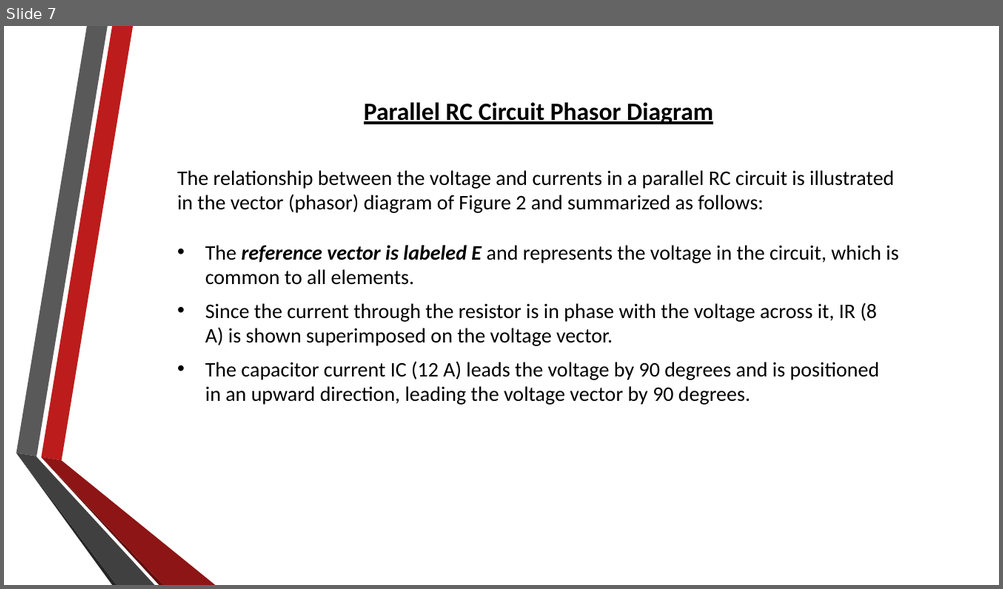
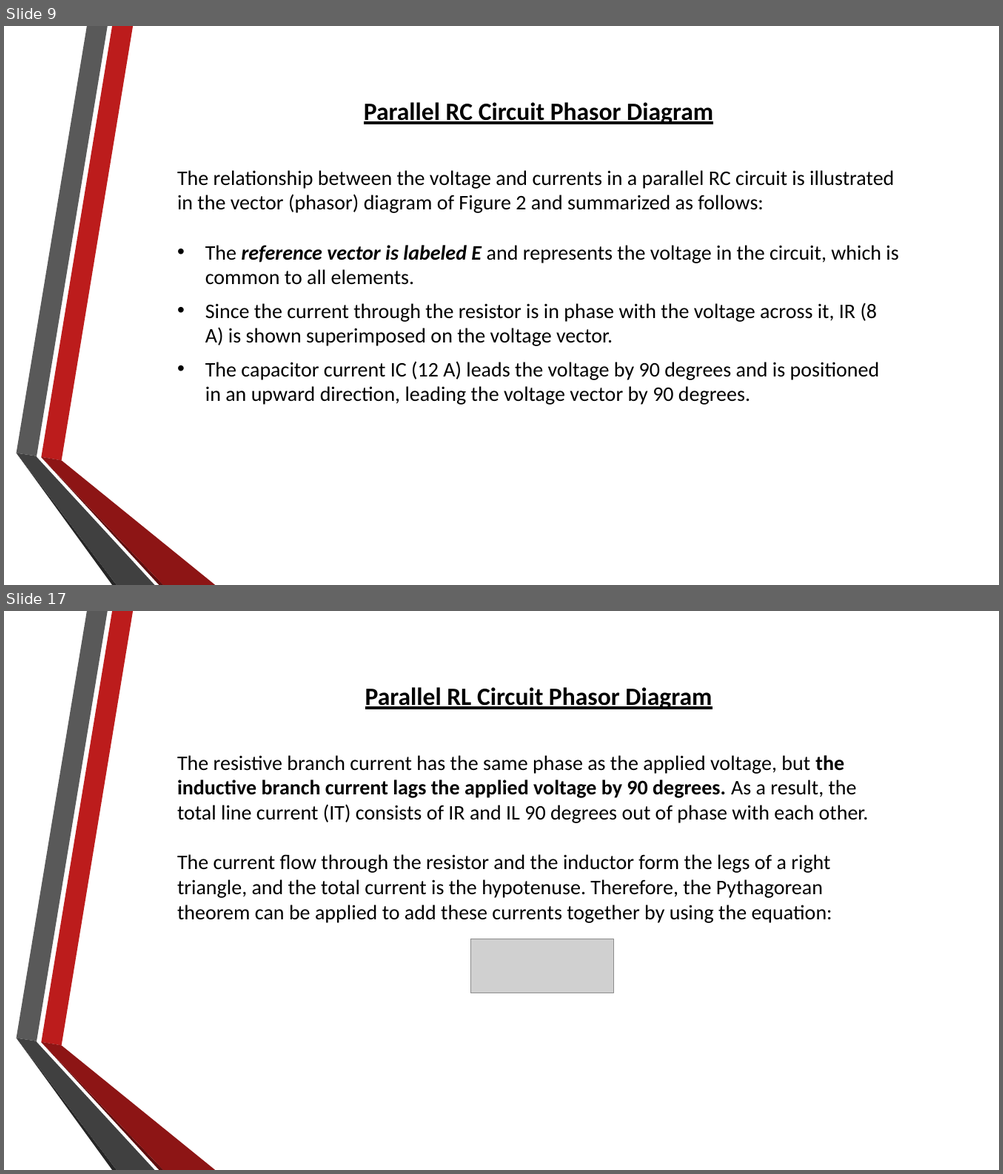
Before and after one commit to RahulAgrwal/Electrical-Virtual-lab, a slide deck: exp2/theoryimage/theory.pptx. Shown one above the other, each under a label of ours: slide 7 before the commit, slides 9 and 17 after it; the slides between them are not shown. The pictures are 1003x589 and 1003x1174 pixels, drawn with LibreOffice and Linux fonts; fonts in the diff are those of the drawing; grey boxes stand for pictures; background and template pictures are left out. Boxes give left, top, right and bottom in pixels: in the first picture for what was removed or moved away, otherwise in the second. Text is boxed around its words. In the diff, an @@ line names an element or a change of style, - is before the commit and + after.

```diff
--- a/exp2/theoryimage/theory.pptx
+++ b/exp2/theoryimage/theory.pptx
@@ slide 17 added at box(4, 611, 999, 1170), background picture (left out); not listed: 6 template elements that a slide beside it also shows @@
@@ text added at box(177, 687, 868, 923), 20 pt, text #000000 @@
+Parallel RL Circuit Phasor Diagram
+The resistive branch current has the same phase as the applied voltage, but the inductive branch current lags the applied voltage by 90 degrees. As a result, the total line current (IT) consists of IR and IL 90 degrees out of phase with each other.
+The current flow through the resistor and the inductor form the legs of a right triangle, and the total current is the hypotenuse. Therefore, the Pythagorean theorem can be applied to add these currents together by using the equation:
@@ picture added at box(471, 940, 614, 993) @@
@@ what was slide 7 is now slide 9 @@
```
Also in this commit, not shown: 2 slides changed, 10 other slides added, 8 slides removed, 37 other files.
